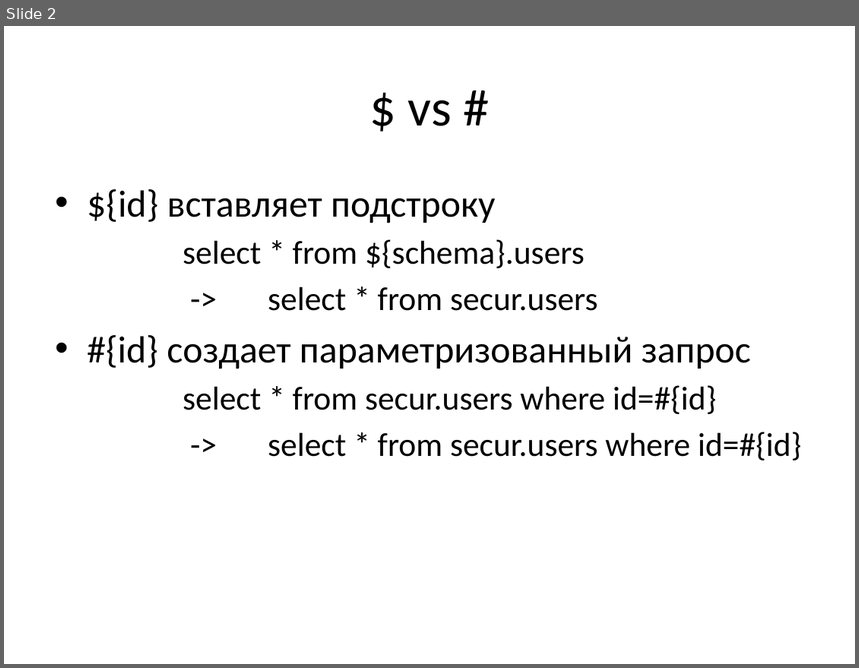
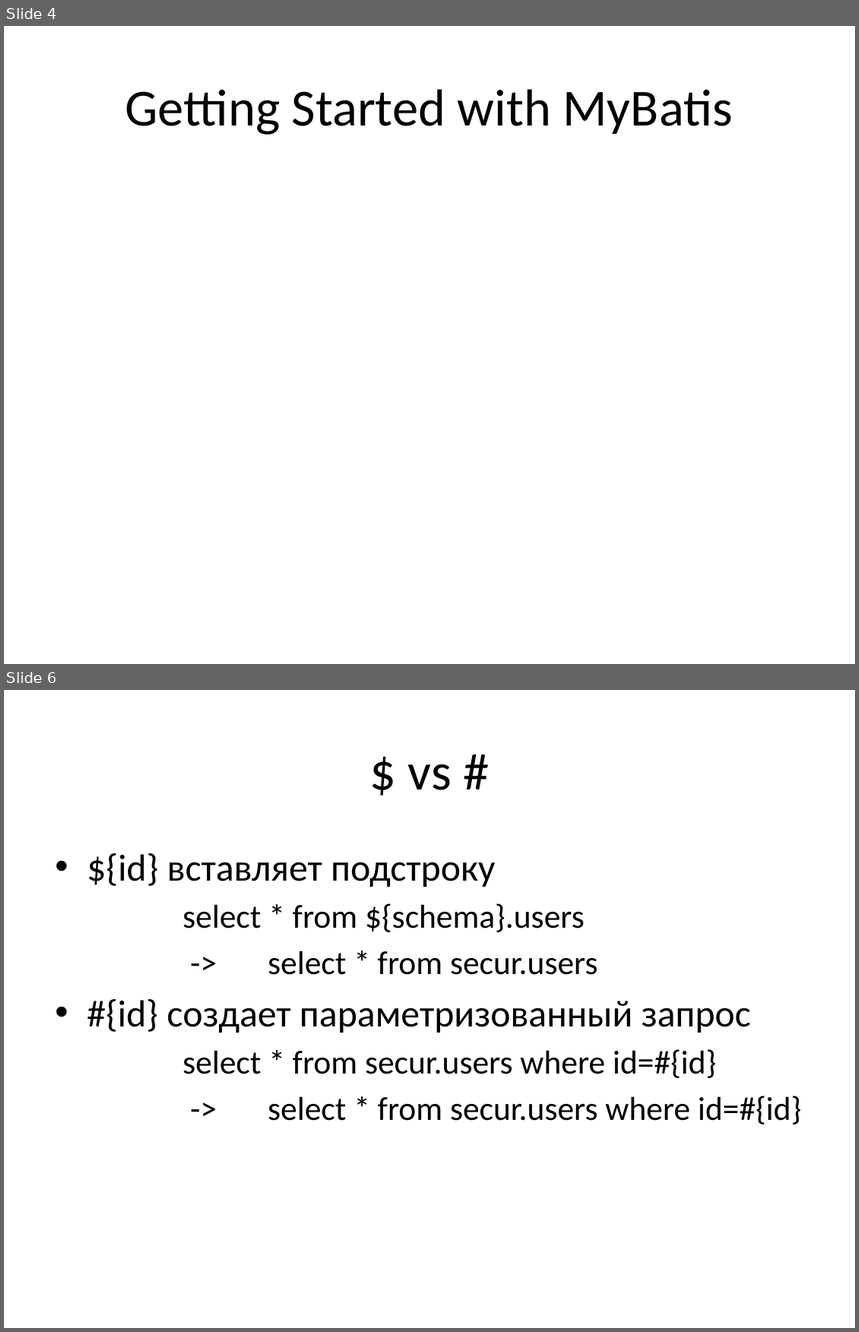
Before and after one commit to vitali-kviatkouski/personal, a slide deck: MyBatis.pptx. Shown one above the other, each under a label of ours: slide 2 before the commit, slides 4 and 6 after it; the slides between them are not shown. The pictures are 859x668 and 859x1332 pixels, drawn with LibreOffice and Linux fonts; fonts in the diff are those of the drawing. Boxes give left, top, right and bottom in pixels: in the first picture for what was removed or moved away, otherwise in the second. Text is boxed around its words. In the diff, an @@ line names an element or a change of style, - is before the commit and + after.

```diff
--- a/MyBatis.pptx
+++ b/MyBatis.pptx
@@ slide 4 added at (x1=4, y1=26, x2=855, y2=664), background #FFFFFF @@
@@ title added at (x1=126, y1=89, x2=733, y2=135), 44 pt, text #000000 @@
+Getting Started with MyBatis
@@ what was slide 2 is now slide 6 @@
```
Also in this commit, not shown: 2 slides changed, 3 other slides added.
